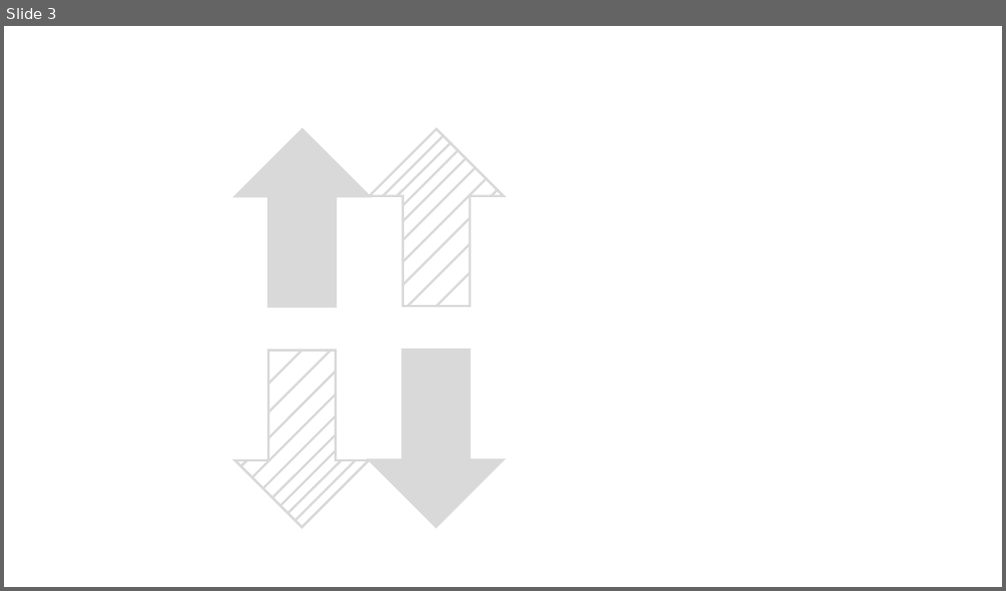
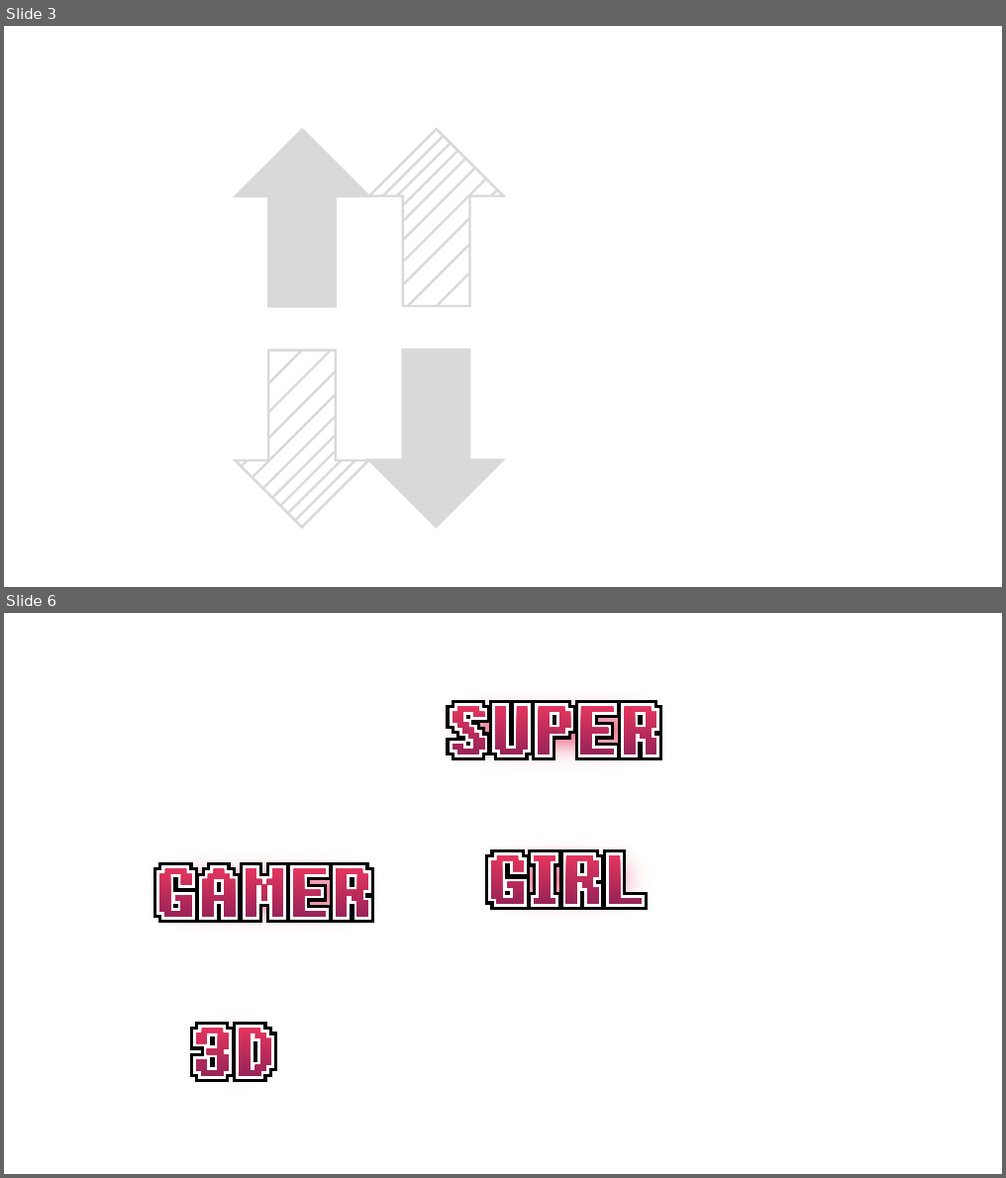
Before and after one commit to kwadofai/SuperGamerGirl3D, a slide deck: design.pptx. Shown one above the other, each under a label of ours: slide 3 before the commit, slides 3 and 6 after it; the slides between them are not shown. The pictures are 1006x591 and 1006x1178 pixels, drawn with LibreOffice and Linux fonts; fonts in the diff are those of the drawing. Boxes give left, top, right and bottom in pixels: in the first picture for what was removed or moved away, otherwise in the second. Text is boxed around its words. In the diff, an @@ line names an element or a change of style, - is before the commit and + after.

```diff
--- a/design.pptx
+++ b/design.pptx
@@ slide 6 added at box(4, 613, 1002, 1174), background #FFFFFF @@
@@ group added at box(417, 673, 692, 787): 3 freeform shapes, 1 rectangle @@
@@ group added at box(126, 836, 402, 950): 3 freeform shapes, 1 rectangle @@
@@ group added at box(457, 823, 674, 937): 3 freeform shapes, 1 rectangle @@
@@ group added at box(165, 995, 302, 1109): 3 freeform shapes, 1 rectangle @@
```
Also in this commit, not shown: 2 other slides added, 4 other files.
